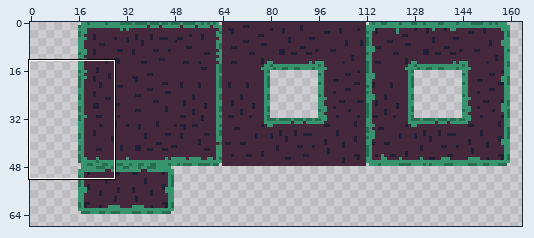
Two versions of one sprite sheet, Slicer/Content/Tilesets/outside.png. Above: a wide view before the commit, with the close-up outlined.
Close-up. Before:
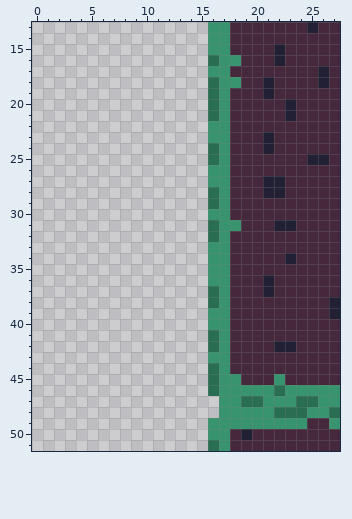
The file is 256x256 pixels. Shown: x 0..27, y 13..51. The wide view leaves out empty margins. The commit also changed other parts of the picture, which this record leaves out.
After:
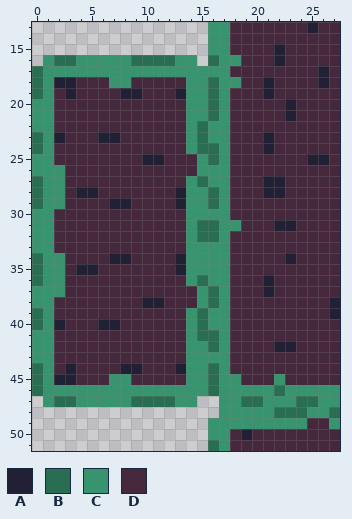
Palette (. is transparent): A #222034  B #296e52  C #37946e  D #45283c
What changed:
Colour A now appears in row 18 at x 2 to 3; in row 19 at x 3, 8 to 9 and 13; in row 23 at x 2 and 6 to 7; in row 25 at x 10 to 11; in row 28 at x 4 to 5 and 13; in row 29 at x 7 to 8 and 13.
Colour A now appears in row 34 at x 7 to 8 and 13; in row 35 at x 4 to 5 and 13; in row 38 at x 10 to 11; in row 40 at x 2 and 6 to 7; in row 44 at x 3, 8 to 9 and 13; in row 45 at x 2 to 3.
Colour B now appears in row 16 at x 2 to 3 and 9 to 12; in rows 17 to 19 at x 0; in row 22 at x 15; in rows 23 to 24 at x 0 and 15; in row 27 at x 0 and 15; in rows 28 to 29 at x 0.
Colour B now appears in rows 31 to 32 at x 15; in rows 34 to 35 at x 0; in row 36 at x 0 and 15; in rows 39 to 40 at x 0 and 15; in row 41 at x 15; in rows 44 to 46 at x 0.
Colour B now appears in row 47 at x 2 to 3 and 9 to 12.
Colour C now appears in row 16 at x 1, 4 to 8 and 13 to 14; in row 17 at x 1 to 15; in row 18 at x 1, 7 to 8 and 14 to 15; in row 19 at x 1 and 14 to 15; in rows 20 to 21 at x 0 to 1 and 14 to 15; in row 22 at x 0 to 1 and 14.
Colour C now appears in rows 23 to 24 at x 1 and 14; in row 25 at x 0 to 1 and 15; in row 26 at x 0 to 2 and 15; in row 27 at x 1 to 2 and 14; in rows 28 to 29 at x 1 to 2 and 14 to 15; in row 30 at x 0 to 1 and 14 to 15.
Colour C now appears in rows 31 to 32 at x 0 to 1 and 14; in row 33 at x 0 to 1 and 14 to 15; in rows 34 to 35 at x 1 to 2 and 14 to 15; in row 36 at x 1 to 2 and 14; in row 37 at x 0 to 2 and 15; in row 38 at x 0 to 1 and 15.
Colour C now appears in rows 39 to 40 at x 1 and 14; in row 41 at x 0 to 1 and 14; in rows 42 to 43 at x 0 to 1 and 14 to 15; in row 44 at x 1 and 14 to 15; in row 45 at x 1, 7 to 8 and 14 to 15; in row 46 at x 1 to 15.
Colour C now appears in row 47 at x 1, 4 to 8 and 13 to 14.
Colour D now appears in row 18 at x 4 to 6 and 9 to 13; in row 19 at x 2, 4 to 7 and 10 to 12; in rows 20 to 22 at x 2 to 13; in row 23 at x 3 to 5 and 8 to 13; in row 24 at x 2 to 13; in row 25 at x 2 to 9 and 12 to 14.
Colour D now appears in row 26 at x 3 to 14; in row 27 at x 3 to 13; in row 28 at x 3 and 6 to 12; in row 29 at x 3 to 6 and 9 to 12; in rows 30 to 33 at x 2 to 13; in row 34 at x 3 to 6 and 9 to 12.
Colour D now appears in row 35 at x 3 and 6 to 12; in row 36 at x 3 to 13; in row 37 at x 3 to 14; in row 38 at x 2 to 9 and 12 to 14; in row 39 at x 2 to 13; in row 40 at x 3 to 5 and 8 to 13.
Colour D now appears in rows 41 to 43 at x 2 to 13; in row 44 at x 2, 4 to 7 and 10 to 12; in row 45 at x 4 to 6 and 9 to 13.
Where, in picture pixels (left, top, right, bottom), the same in both close-ups:
added: (32, 55, 208, 407)
